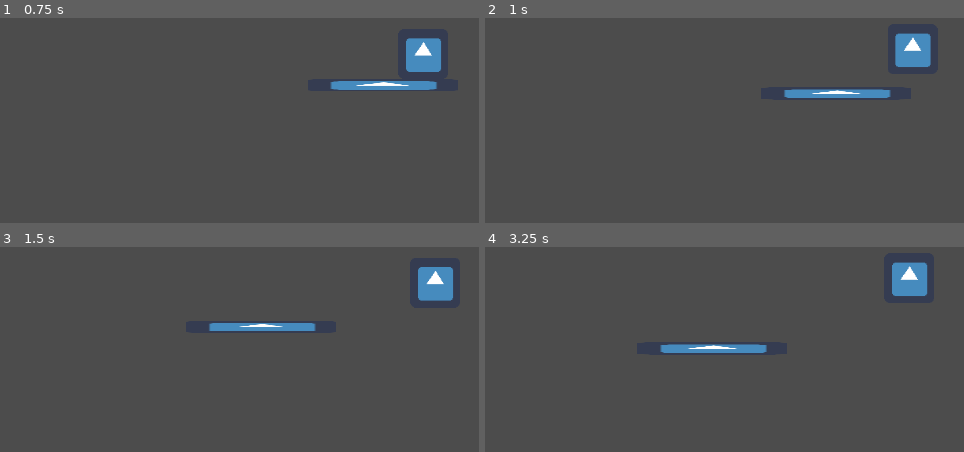
Above: before the commit, frames 1-4 (two rows, left to right).
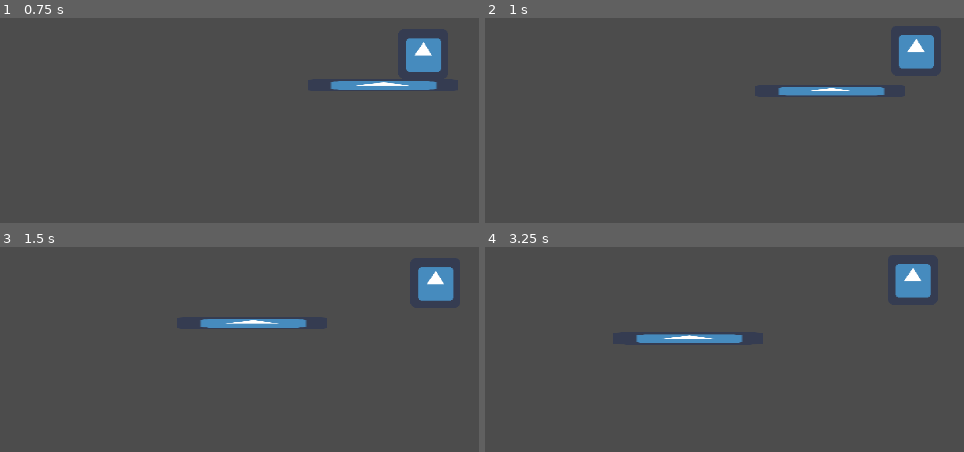
Above: after the commit, the same moments.

Repository: ygda-org/civics-game
Game: Godot game, scene res://Areas/MainWorld.tscn
Two runs of this game, one before a commit and one after it. Both use one fixed random seed, a clock stepped at 60 frames per second and the inputs below. The engine's default icon, where the game draws it, is replaced by a stand-in: a white triangle on a blue panel in a dark square.
Inputs (mouse positions are in pixels of both pictures, inside the frame that each line leads up to):
- Up to frame 1 (0.75 s): tap Enter at 0.5 s; move the mouse to (outside the picture) at 0.52 s; hold D (topDownRight) from 0.53 s (still down); hold E (advance_dialog, bound only after the commit) from 0.53 s (still down)
- Up to frame 2 (1 s): keep holding D (topDownRight); keep holding E (advance_dialog, bound only after the commit); tap W (topDownForward) at 0.77 s
- Up to frame 3 (1.5 s): keep holding D (topDownRight); move the mouse to (239, 306) at 1.27 s; release E (advance_dialog, bound only after the commit) at 1.28 s; tap E (advance_dialog, bound only after the commit) at 1.35 s
- Up to frame 4 (3.25 s): tap W (topDownForward) at 1.52, 3.02 s; move the mouse to (outside the picture) at 2.02 s; release D (topDownRight) at 2.03 s; hold A (topDownLeft) 2.03-2.78 s; hold E (advance_dialog, bound only after the commit) 2.03-2.78 s; move the mouse to (844, 376) at 2.77 s; hold D (topDownRight) from 2.78 s (still down); tap E (advance_dialog, bound only after the commit) at 2.85 s

Frame 1 is identical in both runs. In frame 2, 1.4% of the frame differs, in the area x 61-94%, y 7-40%; in frame 3, 1.1%; in frame 4, 2.4%, in the area x 31-94%, y 7-52%.

Commit message:
added dialog options

Diff:
--- /dev/null
+++ b/Areas/Courthouse/Courthouse.gd
@@ -0,0 +1,10 @@
+extends Node2D
+
+func _ready():
+	pass
+
+
+func _on_court_to_main_area_entered(body):
+	if body.name == "Player":
+		get_tree().change_scene("res://Areas/MainWorld.tscn")
+		## SET PLAYER POSITION TO THAT OF WHEN COURTHOUSE ENTERED
--- /dev/null
+++ b/Areas/Courthouse/Courthouse.tscn
@@ -0,0 +1,52 @@
+[gd_scene load_steps=6 format=2]
+
+[ext_resource path="res://Areas/Courthouse/Courthouse.gd" type="Script" id=1]
+[ext_resource path="res://Areas/Courthouse/wall.tscn" type="PackedScene" id=2]
+[ext_resource path="res://Player.tscn" type="PackedScene" id=3]
+[ext_resource path="res://Areas/Courthouse/courthouse-npc.tscn" type="PackedScene" id=4]
+
+[sub_resource type="RectangleShape2D" id=1]
+extents = Vector2( 7.5, 69.5 )
+
+[node name="Courthouse" type="Node2D"]
+script = ExtResource( 1 )
+
+[node name="Player" parent="." instance=ExtResource( 3 )]
+position = Vector2( 54, 287 )
+
+[node name="Walls" type="Node2D" parent="."]
+position = Vector2( 50, 298 )
+
+[node name="wall2" parent="Walls" instance=ExtResource( 2 )]
+position = Vector2( -60, 64 )
+scale = Vector2( 1.5, 1.3 )
+
+[node name="wall3" parent="Walls" instance=ExtResource( 2 )]
+position = Vector2( -58, -263 )
+scale = Vector2( 1.5, 1.3 )
+
+[node name="wall6" parent="Walls" instance=ExtResource( 2 )]
+position = Vector2( 653, -274 )
+rotation = 1.5708
+scale = Vector2( 0.7, 1.3 )
+
+[node name="wall4" parent="Walls" instance=ExtResource( 2 )]
+position = Vector2( -62, -268 )
+rotation = 1.5708
+scale = Vector2( 0.7, 1.3 )
+
+[node name="portal-home" type="Area2D" parent="."]
+position = Vector2( -227, 169 )
+__meta__ = {
+"_edit_group_": true
+}
+
+[node name="shape" type="CollisionShape2D" parent="portal-home"]
+position = Vector2( -13, 52 )
+shape = SubResource( 1 )
+
+[node name="courthouse-npc" parent="." instance=ExtResource( 4 )]
+position = Vector2( 215, 266 )
+
+[connection signal="body_entered" from="portal-home" to="." method="_on_court_to_main_area_entered"]
+[connection signal="body_entered" from="courthouse-npc" to="courthouse-npc" method="_on_courthousenpc_body_entered"]
--- /dev/null
+++ b/Areas/Courthouse/Document 3.gd
@@ -0,0 +1,16 @@
+extends TextureRect
+
+
+# Declare member variables here. Examples:
+# var a = 2
+# var b = "text"
+
+
+# Called when the node enters the scene tree for the first time.
+func _ready():
+	pass # Replace with function body.
+
+
+# Called every frame. 'delta' is the elapsed time since the previous frame.
+#func _process(delta):
+#	pass
--- /dev/null
+++ b/Areas/Courthouse/case-1.tscn
@@ -0,0 +1,90 @@
+[gd_scene load_steps=3 format=2]
+
+[ext_resource path="res://icon.png" type="Texture" id=1]
+
+[sub_resource type="GDScript" id=1]
+script/source = "extends Node2D
+
+
+# Declare member variables here. Examples:
+# var a = 2
+# var b = \"text\"
+
+
+# Called when the node enters the scene tree for the first time.
+func _ready():
+	pass # Replace with function body.
+
+
+# Called every frame. 'delta' is the elapsed time since the previous frame.
+#func _process(delta):
+#	pass
+
+
+func _on_Document_2_mouse_entered():
+	$CanvasLayer2.layer += 1
+
+
+func _on_Document_2_mouse_exited():
+	$CanvasLayer2.layer -= 1
+
+
+func _on_Document_3_mouse_entered():
+	$CanvasLayer3.layer += 1
+	$CanvasLayer1.layer -= 1
+
+
+func _on_Document_3_mouse_exited():
+	$CanvasLayer3.layer -= 1
+	$CanvasLayer1.layer += 1
+
+
+func _on_Document_1_mouse_entered():
+	$CanvasLayer1.layer += 1
+
+func _on_Document_1_mouse_exited():
+	$CanvasLayer1.layer -= 1
+"
+
+[node name="case-1" type="Node2D"]
+script = SubResource( 1 )
+
+[node name="CanvasLayer3" type="CanvasLayer" parent="."]
+layer = 0
+
+[node name="Document 3" type="TextureRect" parent="CanvasLayer3"]
+margin_left = 600.0
+margin_top = 40.0
+margin_right = 944.0
+margin_bottom = 587.0
+texture = ExtResource( 1 )
+expand = true
+
+[node name="CanvasLayer2" type="CanvasLayer" parent="."]
+layer = 0
+
+[node name="Document 2" type="TextureRect" parent="CanvasLayer2"]
+margin_left = 350.0
+margin_top = 39.0
+margin_right = 694.0
+margin_bottom = 586.0
+texture = ExtResource( 1 )
+expand = true
+
+[node name="CanvasLayer1" type="CanvasLayer" parent="."]
+layer = 0
+
+[node name="Document 1" type="TextureRect" parent="CanvasLayer1"]
+margin_left = 89.0
+margin_top = 39.0
+margin_right = 433.0
+margin_bottom = 586.0
+texture = ExtResource( 1 )
+expand = true
+
+[connection signal="mouse_entered" from="CanvasLayer3/Document 3" to="." method="_on_Document_3_mouse_entered"]
+[connection signal="mouse_exited" from="CanvasLayer3/Document 3" to="." method="_on_Document_3_mouse_exited"]
+[connection signal="mouse_entered" from="CanvasLayer2/Document 2" to="." method="_on_Document_2_mouse_entered"]
+[connection signal="mouse_exited" from="CanvasLayer2/Document 2" to="." method="_on_Document_2_mouse_exited"]
+[connection signal="mouse_entered" from="CanvasLayer1/Document 1" to="." method="_on_Document_1_mouse_entered"]
+[connection signal="mouse_exited" from="CanvasLayer1/Document 1" to="." method="_on_Document_1_mouse_exited"]
--- /dev/null
+++ b/Areas/Courthouse/courthouse-npc.gd
@@ -0,0 +1,18 @@
+extends Area2D
+
+
+
+const lines: Array = [
+	"Hi There!",
+	"Welcome to Jury Duty",
+
+]
+
+
+func _ready():
+	pass
+
+
+func _on_courthousenpc_body_entered(body):
+	if body.name == "Player" and not DialogManager.is_dialog_active:
+		DialogManager.start_dialog(get_global_position(), lines)
--- /dev/null
+++ b/Areas/Courthouse/courthouse-npc.tscn
@@ -0,0 +1,20 @@
+[gd_scene load_steps=4 format=2]
+
+[ext_resource path="res://Assets/Temp Assets/npc1.png" type="Texture" id=1]
+[ext_resource path="res://Areas/Courthouse/courthouse-npc.gd" type="Script" id=2]
+
+[sub_resource type="CapsuleShape2D" id=1]
+radius = 26.0
+height = 56.0
+
+[node name="courthouse-npc" type="Area2D"]
+script = ExtResource( 2 )
+
+[node name="Sprite" type="Sprite" parent="."]
+position = Vector2( 2, -2 )
+scale = Vector2( 3, 3 )
+texture = ExtResource( 1 )
+
+[node name="body" type="CollisionShape2D" parent="."]
+position = Vector2( 2, 0 )
+shape = SubResource( 1 )
--- /dev/null
+++ b/Areas/Courthouse/wall.tscn
@@ -0,0 +1,17 @@
+[gd_scene load_steps=3 format=2]
+
+[ext_resource path="res://Assets/Temp Assets/wall.png" type="Texture" id=1]
+
+[sub_resource type="RectangleShape2D" id=1]
+extents = Vector2( 246.5, 10 )
+
+[node name="courthouse-wall" type="StaticBody2D"]
+
+[node name="CollisionShape2D" type="CollisionShape2D" parent="."]
+position = Vector2( 236.5, 0 )
+shape = SubResource( 1 )
+
+[node name="Sprite" type="Sprite" parent="."]
+position = Vector2( 237, 0 )
+scale = Vector2( 1.24, 0.44 )
+texture = ExtResource( 1 )
--- /dev/null
+++ b/DialogManager.gd
@@ -0,0 +1,49 @@
+extends Node
+
+onready var text_box_scene = preload("res://textbox.tscn")
+
+var dialog_lines: Array = []
+var current_line_index = 0
+
+var text_box
+var text_box_position: Vector2
+
+var is_dialog_active = false
+var can_advance_line = false
+
+func _ready():
+	pass
+
+func start_dialog(position: Vector2, lines: Array):
+	if is_dialog_active:
+		return
+	dialog_lines = lines
+	text_box_position = position
+	is_dialog_active = true
+	can_advance_line = true
+	text_box = null
+
+
+func _show_text_box():
+	text_box = text_box_scene.instance()
+	text_box.connect("finished_displaying", self, "_on_text_box_finished_displaying")
+	get_tree().root.add_child(text_box)
+	text_box.set_global_position(text_box_position)
+
+	text_box.display_text(dialog_lines[current_line_index])
+	can_advance_line = false
+
+func _on_text_box_finished_displaying():
+	can_advance_line = true
+
+func _unhandled_input(event):
+	if (event.is_action_pressed("advance_dialog") && is_dialog_active && can_advance_line):
+		if text_box:
+			text_box.queue_free()
+		if current_line_index >= dialog_lines.size():
+			is_dialog_active = false
+			current_line_index = 0
+			return
+
+		_show_text_box()
+		current_line_index += 1
--- a/Player.gd
+++ b/Player.gd
@@ -8,7 +8,7 @@
 		velocity.y -= 1
 	elif Input.is_action_pressed("topDownBackwards"):
 		velocity.y += 1
-	elif Input.is_action_pressed("topDownRight"):
+	if Input.is_action_pressed("topDownRight"):
 		velocity.x += 1
 	elif Input.is_action_pressed("topDownLeft"):
 		velocity.x -= 1
--- a/project.godot
+++ b/project.godot
@@ -13,6 +13,10 @@
 config/name="Civics-game"
 run/main_scene="res://Areas/MainWorld.tscn"
 config/icon="res://icon.png"
+
+[autoload]
+
+DialogManager="*res://DialogManager.gd"
 
 [display]
 
@@ -50,6 +54,11 @@
 "events": [ Object(InputEventKey,"resource_local_to_scene":false,"resource_name":"","device":0,"alt":false,"shift":false,"control":false,"meta":false,"command":false,"pressed":false,"scancode":0,"physical_scancode":68,"unicode":0,"echo":false,"script":null)
  ]
 }
+advance_dialog={
+"deadzone": 0.5,
+"events": [ Object(InputEventKey,"resource_local_to_scene":false,"resource_name":"","device":0,"alt":false,"shift":false,"control":false,"meta":false,"command":false,"pressed":false,"scancode":0,"physical_scancode":69,"unicode":0,"echo":false,"script":null)
+ ]
+}
 
 [physics]
 
--- /dev/null
+++ b/textbox.gd
@@ -0,0 +1,63 @@
+extends MarginContainer
+
+var text = ""
+var letter_index = 0
+
+var letter_time = 0.03
+var space_time = 0.06
+var punctuation_time = 0.2
+
+const MAX_WIDTH = 256
+
+var label
+var timer
+
+
+func _ready():
+	label = $MarginContainer/Label
+	timer = $LetterDisplayTimer
+
+signal finished_displaying()
+
+func display_text(text_to_display: String):
+	_ready()
+	text = text_to_display
+	label.text = "\n"
+	yield(self, "resized")
+	label.text = text_to_display
+
+	yield(self, "resized")
+	rect_min_size.x = min(rect_size.x, MAX_WIDTH)
+
+	if rect_size.x > MAX_WIDTH:
+		label.autowrap = true
+		yield(self, "resized")
+		rect_min_size.y = rect_size.y
+	set_global_position(Vector2(
+		get_global_position().x - rect_size.x/2,
+		get_global_position().y - rect_size.y*2.5))
+	label.text = ""
+	_display_letter()
+
+func _display_letter():
+	label.text += text[letter_index]
+	letter_index += 1
+	if letter_index >= text.length():
+		emit_signal("finished_displaying")
+		return
+
+	match text[letter_index]:
+		"!", ".", ",", "?":
+			timer.start(punctuation_time)
+		" ":
+			timer.start(space_time)
+		_:
+			timer.start(letter_time)
+
+
+func _on_LetterDisplayTimer_timeout():
+	_display_letter()
+
+
+func _on_Label_resized():
+	pass
--- /dev/null
+++ b/textbox.tscn
@@ -0,0 +1,49 @@
+[gd_scene load_steps=5 format=2]
+
+[ext_resource path="res://Assets/Temp Assets/textbox.png" type="Texture" id=1]
+[ext_resource path="res://textbox.gd" type="Script" id=2]
+[ext_resource path="res://Assets/Temp Assets/dogicapixelbold.ttf" type="DynamicFontData" id=3]
+
+[sub_resource type="DynamicFont" id=1]
+outline_color = Color( 0, 0, 0, 1 )
+font_data = ExtResource( 3 )
+
+[node name="textbox" type="MarginContainer"]
+margin_right = 51.0
+margin_bottom = 46.0
+script = ExtResource( 2 )
+
+[node name="NinePatchRect" type="NinePatchRect" parent="."]
+margin_right = 51.0
+margin_bottom = 46.0
+texture = ExtResource( 1 )
+region_rect = Rect2( 0, 0, 48, 48 )
+patch_margin_left = 16
+patch_margin_top = 16
+patch_margin_right = 16
+patch_margin_bottom = 16
+
+[node name="LetterDisplayTimer" type="Timer" parent="."]
+one_shot = true
+
+[node name="MarginContainer" type="MarginContainer" parent="."]
+margin_right = 51.0
+margin_bottom = 46.0
+custom_constants/margin_right = 12
+custom_constants/margin_top = 12
+custom_constants/margin_left = 12
+custom_constants/margin_bottom = 12
+
+[node name="Label" type="Label" parent="MarginContainer"]
+margin_left = 12.0
+margin_top = 17.0
+margin_right = 39.0
+margin_bottom = 29.0
+custom_colors/font_color = Color( 0, 0, 0, 1 )
+custom_fonts/font = SubResource( 1 )
+align = 1
+valign = 1
+uppercase = true
+
+[connection signal="timeout" from="LetterDisplayTimer" to="." method="_on_LetterDisplayTimer_timeout"]
+[connection signal="resized" from="MarginContainer/Label" to="." method="_on_Label_resized"]
Binary file added: Assets/Temp Assets/dogicapixelbold.ttf
Binary file added: Assets/Temp Assets/npc1.png
Not shown, added: Assets/Temp Assets/npc1.png.import
Binary file added: Assets/Temp Assets/textbox.png
Not shown, added: Assets/Temp Assets/textbox.png.import
Binary file added: Assets/Temp Assets/wall.png
Not shown, added: Assets/Temp Assets/wall.png.import
